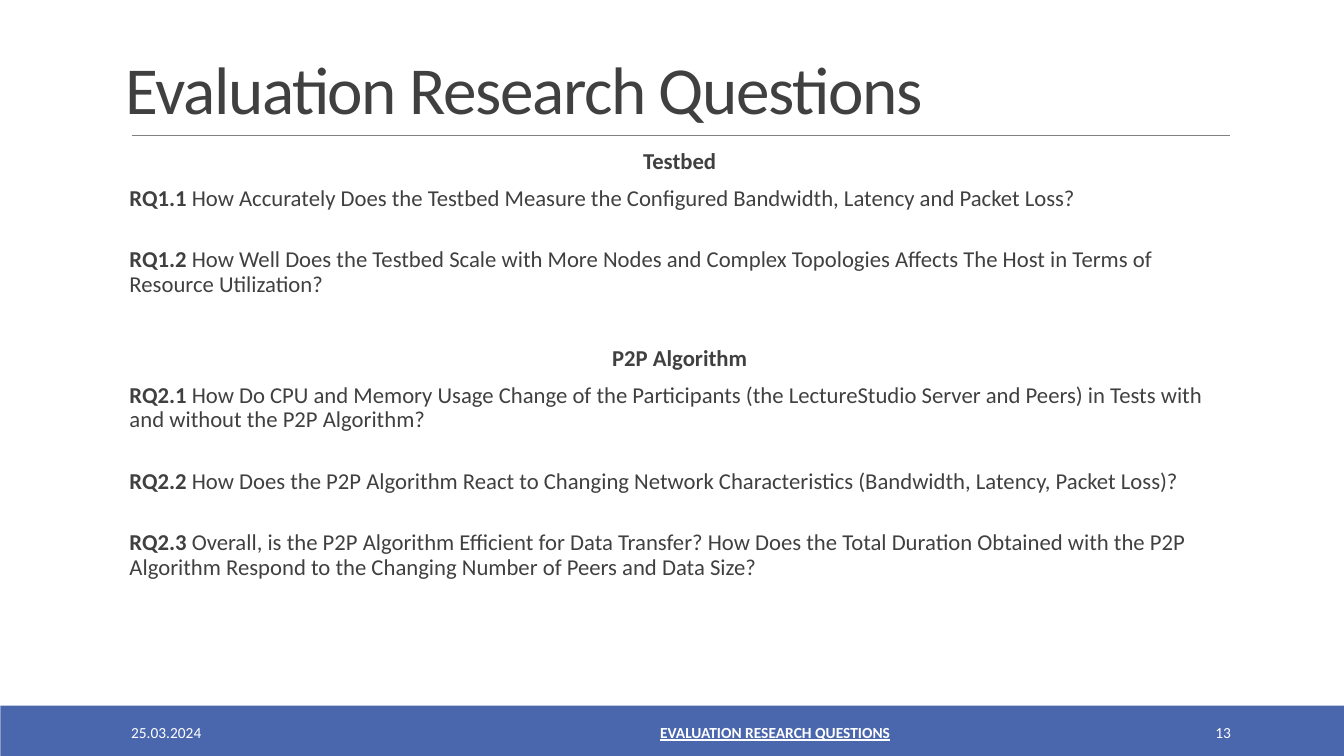
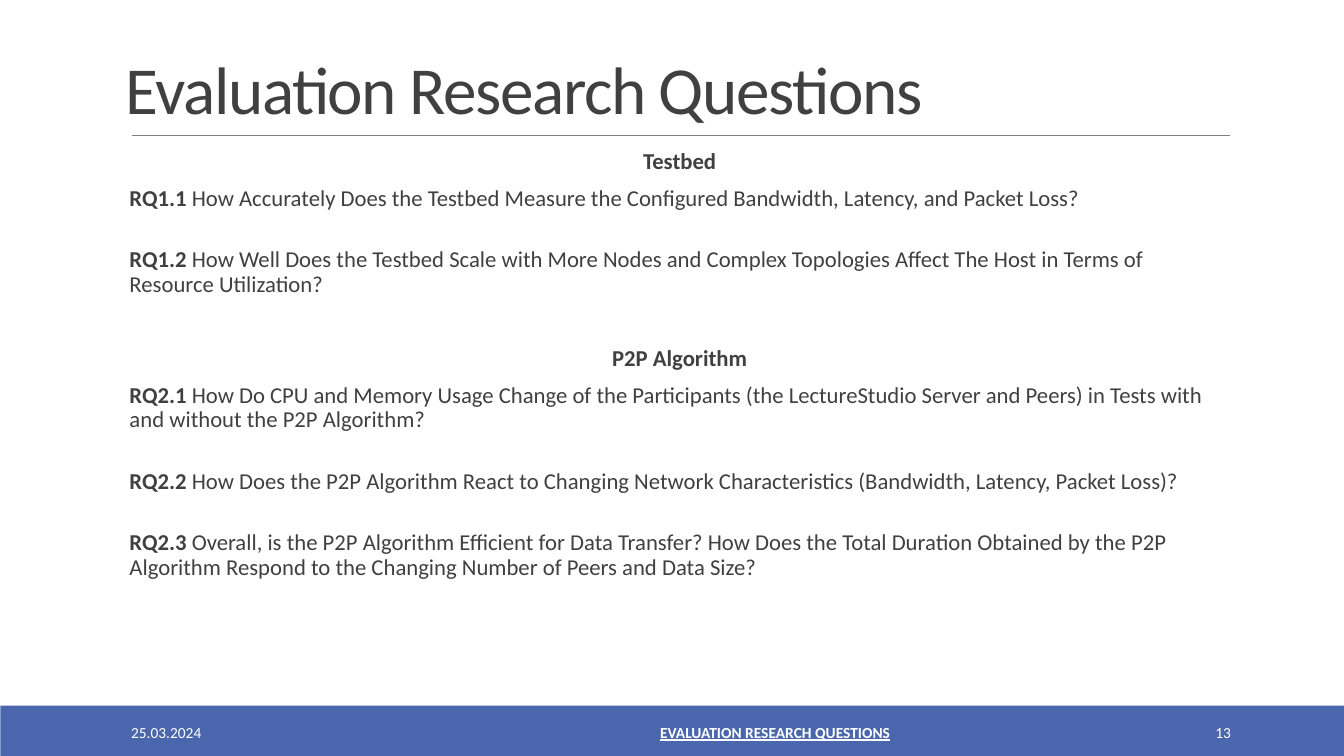
Before and after one commit to oezcankaraca/abschlussvortrag, a slide deck: slide 13 of Abschlussvortrag.pptx. Drawn at 1344x756 pixels with LibreOffice and Linux fonts; fonts in the diff are those of the drawing. Boxes give left, top, right and bottom in pixels: in the first picture for what was removed or moved away, otherwise in the second. Text is boxed around its words. In the diff, an @@ line names an element or a change of style, - is before the commit and + after.

```diff
--- a/Abschlussvortrag.pptx
+++ b/Abschlussvortrag.pptx
@@ text at box(129, 190, 1143, 292): text changed @@
-  RQ1.1 How Accurately Does the Testbed Measure the Configured Bandwidth, Latency and Packet Loss?
-  RQ1.2 How Well Does the Testbed Scale with More Nodes and Complex Topologies Affects The Host in Terms of Resource Utilization?
+  RQ1.1 How Accurately Does the Testbed Measure the Configured Bandwidth, Latency, and Packet Loss?
+  RQ1.2 How Well Does the Testbed Scale with More Nodes and Complex Topologies Affect The Host in Terms of Resource Utilization?
@@ text at box(129, 534, 1166, 579): text changed @@
-  RQ2.3 Overall, is the P2P Algorithm Efficient for Data Transfer? How Does the Total Duration Obtained with the P2P Algorithm Respond to the Changing Number of Peers and Data Size?
+  RQ2.3 Overall, is the P2P Algorithm Efficient for Data Transfer? How Does the Total Duration Obtained by the P2P Algorithm Respond to the Changing Number of Peers and Data Size?
```
Also in this commit, not shown: 16 other slides changed, 3 other files.
